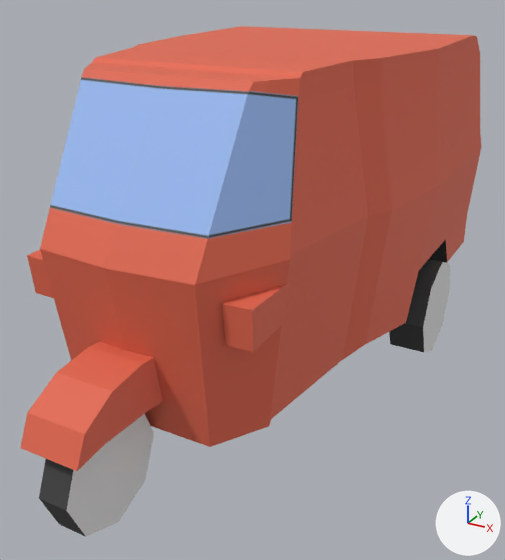
A saved change to the FBX model GoTukTuk/Assets/Model/bajai_jadi.fbx.
One viewpoint serves both versions: a 50 mm lens placed at (4.58, -8.39, 3.48), pointed at (0.16, -0.35, -0.54). The axes (+X, +Y, +Z) are drawn at lower right. The lights are the same throughout.
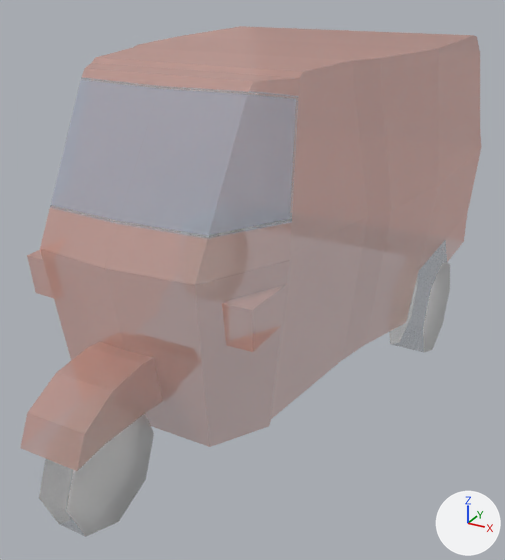
The newer file is also turned or shifted as a whole; pictures and numbers use the older file's frame.

Location of each change, (x1, y1, x2, y2) in pixels of the pictures (505 x 560 px):
'Cube', surface changed: (20, 26, 481, 537) in both

The change, as a list of edits to the scene's bpy script:
```text
Change img_bajai_texture_jadi_png:
    img_bajai_texture_jadi_png: load_image('bajai_texture_jadi.png', 'Materials/bajai_texture_jadi.png', 4096, 4096, 'sRGB') -> load_image('bajai_texture_jadi.png', 'Materials/bajai_texture_jadi.png', 4096, 4096, 'Non-Color')
Change mat_material:
    add n3 = _N.new('ShaderNodeTexImage'); n3.name = 'Image Texture.001'
    add n3.image = img_bajai_texture_jadi_png
    add n4 = _N.new('ShaderNodeTexImage'); n4.name = 'Image Texture.002'
    add n4.image = img_bajai_texture_jadi_png
    where n0 = _N.new('ShaderNodeBsdfPrincipled'); n0.name = 'Principled BSDF'
    add _L.new(n3.outputs[0], n0.inputs[18])  # 'Color' to 'Transmission Weight'
    add _L.new(n4.outputs[0], n0.inputs[4])  # 'Color' to 'Alpha'
```
